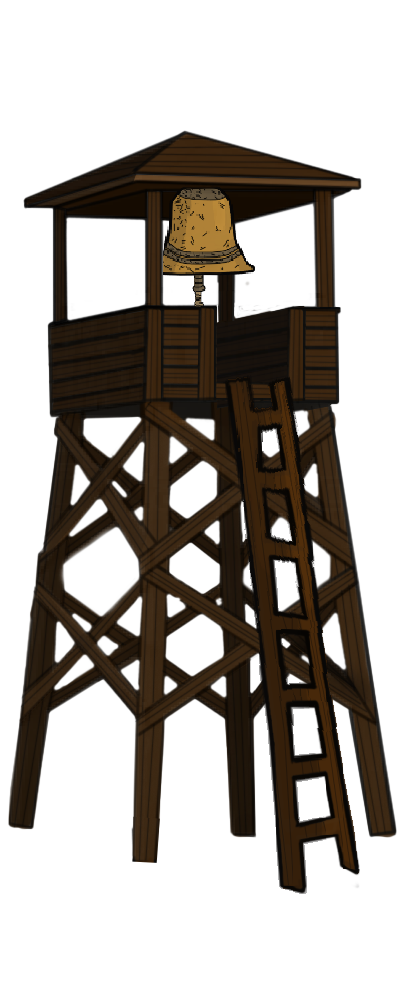
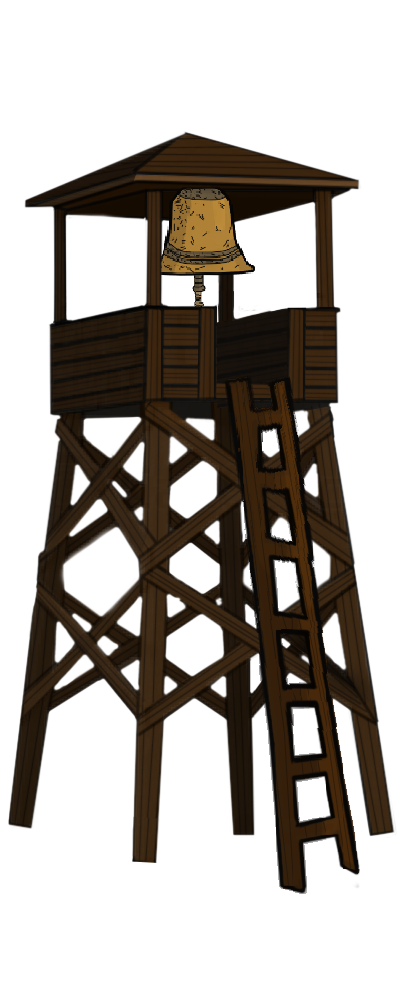
Two versions of the same layered image (400x1000). Layer-by-layer changes:
painted on "ön sol" over bbox(145, 218, 164, 306)
painted on "arka sol" over bbox(53, 209, 56, 323)
painted on "ön sağ" over bbox(314, 196, 335, 308)
painted on "arka koyu" over bbox(232, 291, 235, 320)
painted on "Katman 4" over bbox(8, 130, 397, 863)
